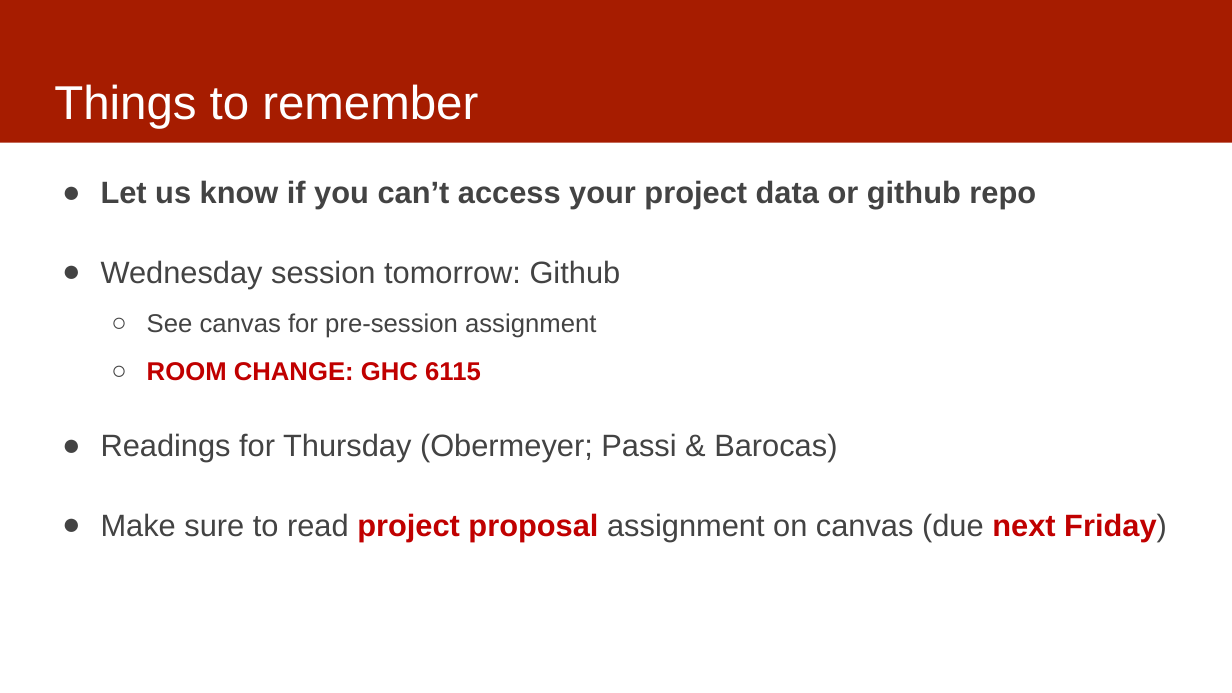
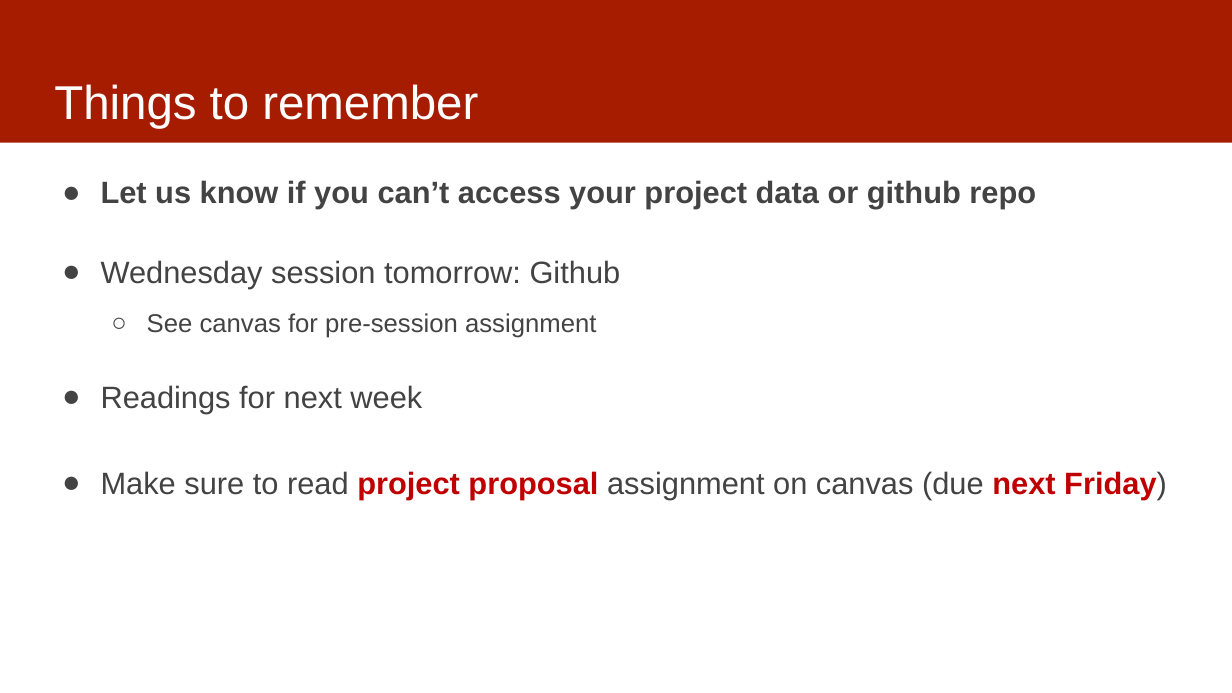
Before and after one commit to dssg/mlforpublicpolicylab, a slide deck: slide 3 of Lectures/06-data-exploration.pptx. Drawn at 1232x693 pixels with LibreOffice and Linux fonts; fonts in the diff are those of the drawing. Boxes give left, top, right and bottom in pixels: in the first picture for what was removed or moved away, otherwise in the second. Text is boxed around its words. In the diff, an @@ line names an element or a change of style, - is before the commit and + after.

```diff
--- a/Lectures/06-data-exploration.pptx
+++ b/Lectures/06-data-exploration.pptx
@@ text at box(101, 385, 422, 414): text changed @@
-  ○ ROOM CHANGE: GHC 6115
-● Readings for Thursday (Obermeyer; Passi & Barocas)
+● Readings for next week
```
Also in this commit, not shown: 3 other slides changed, 1 other file.
